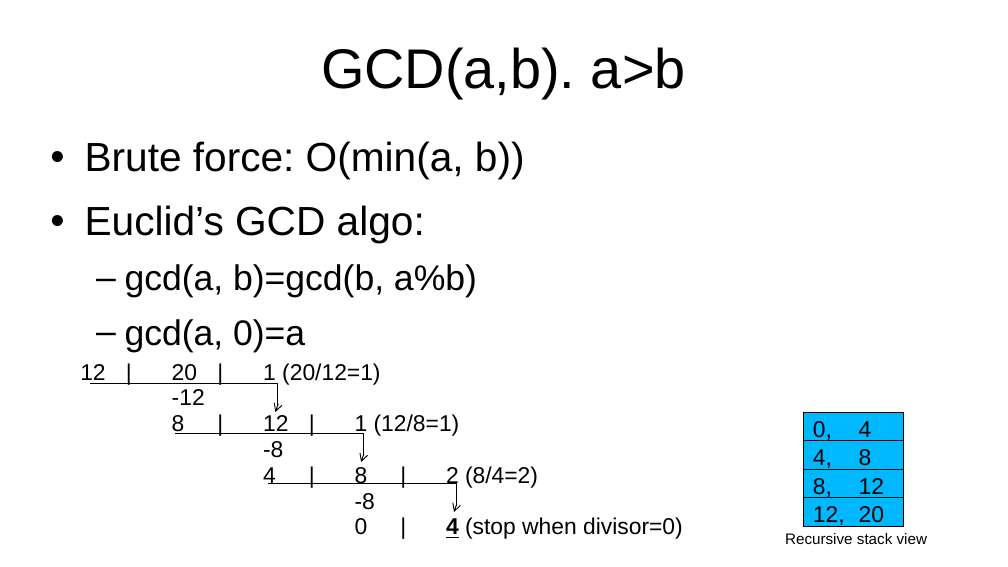
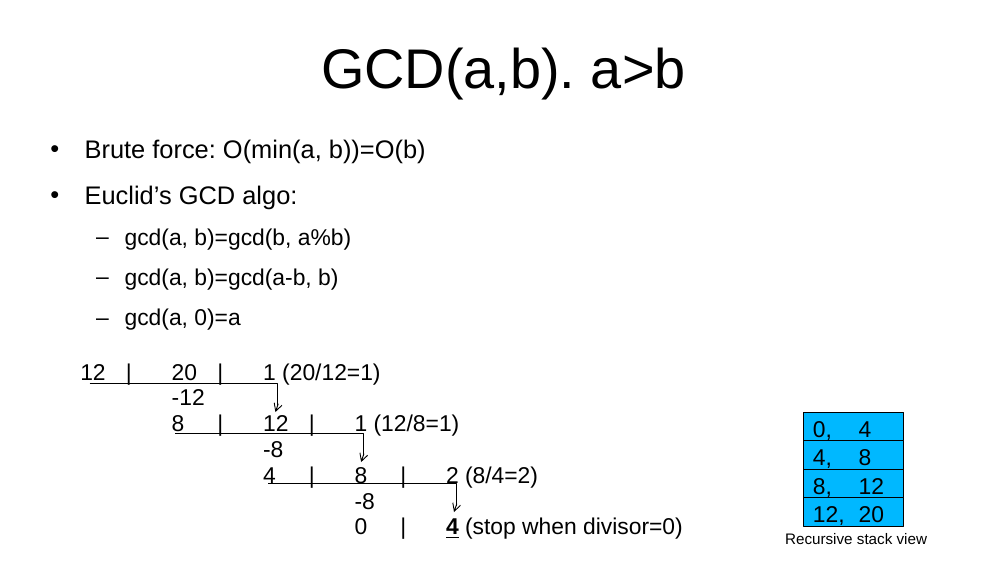
Before and after one commit to kindaichinisan/CompetitiveProgramming, a slide deck: slide 31 of MyCode/competitive_programming.ppt. Drawn at 1008x567 pixels with LibreOffice and Linux fonts; fonts in the diff are those of the drawing. Boxes give left, top, right and bottom in pixels: in the first picture for what was removed or moved away, otherwise in the second. Text is boxed around its words. In the diff, an @@ line names an element or a change of style, - is before the commit and + after.

```diff
--- a/MyCode/competitive_programming.ppt
+++ b/MyCode/competitive_programming.ppt
@@ text at (85, 139, 426, 163): text changed; size 32 to 20 pt @@
-• Brute force: O(min(a, b))
+• Brute force: O(min(a, b))=O(b)
@@ text at (85, 185, 351, 330): size 32 to 20 pt in "Euclid’s GCD algo:"; size 28 to 18 pt in "gcd(a, b)=gcd(b, a%b)", "gcd(a, 0)=a" @@
@@ text at (125, 268, 338, 290): paragraph added @@
+  – gcd(a, b)=gcd(a-b, b)
```
Also in this commit, not shown: 23 slides added, 4 other files.
